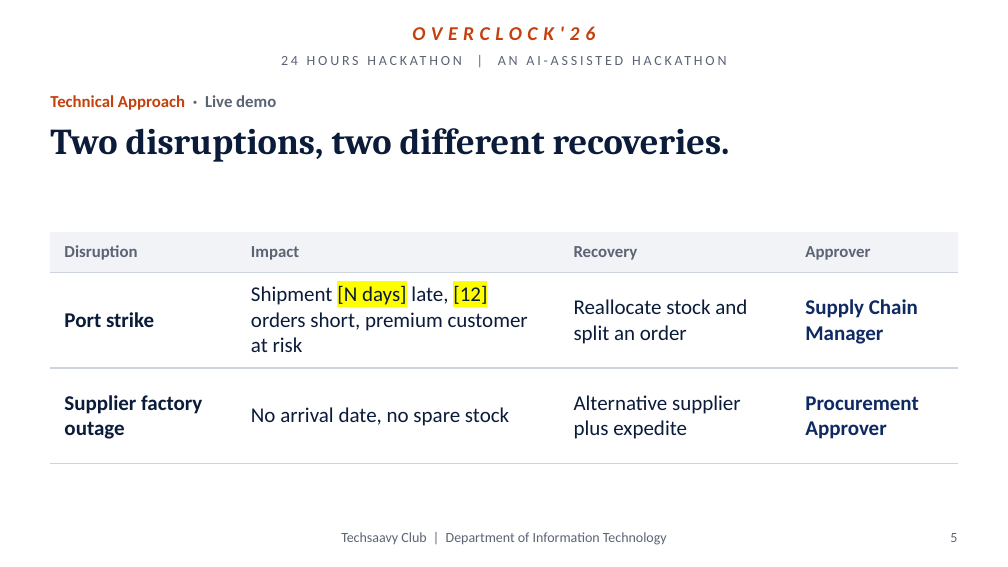
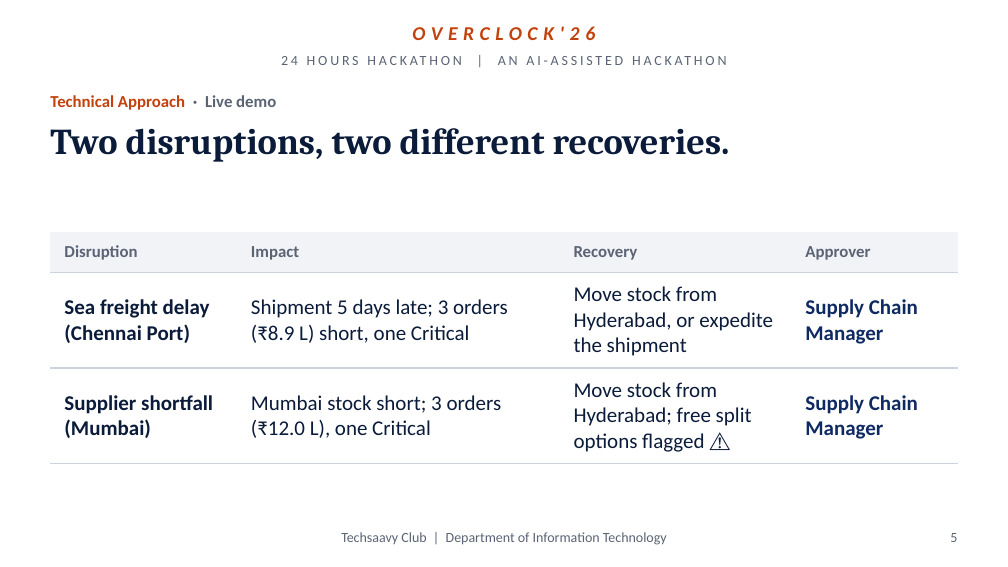
Before and after one commit to RakeshKumar-18/disruptionIQ, a slide deck: slide 5 of docs/DisruptionIQ_Overclock26.pptx. Drawn at 1008x567 pixels with LibreOffice and Linux fonts; fonts in the diff are those of the drawing; background and template pictures are left out. Boxes give left, top, right and bottom in pixels: in the first picture for what was removed or moved away, otherwise in the second. Text is boxed around its words. In the diff, an @@ line names an element or a change of style, - is before the commit and + after.

```diff
--- a/docs/DisruptionIQ_Overclock26.pptx
+++ b/docs/DisruptionIQ_Overclock26.pptx
@@ table at [50, 232, 958, 456] @@
-row 2: Port strike | Shipment [N days] late, [12] orders short, premium customer at risk | Reallocate stock and split an order | Supply Chain Manager
+row 2: Sea freight delay (Chennai Port) | Shipment 5 days late; 3 orders (₹8.9 L) short, one Critical | Move stock from Hyderabad, or expedite the shipment | Supply Chain Manager
-row 3: Supplier factory outage | No arrival date, no spare stock | Alternative supplier plus expedite | Procurement Approver
+row 3: Supplier shortfall (Mumbai) | Mumbai stock short; 3 orders (₹12.0 L), one Critical | Move stock from Hyderabad; free split options flagged ⚠ | Supply Chain Manager
```
Also in this commit, not shown: 5 other slides changed, 4 slides added, 1 slide removed, 2 other files.
